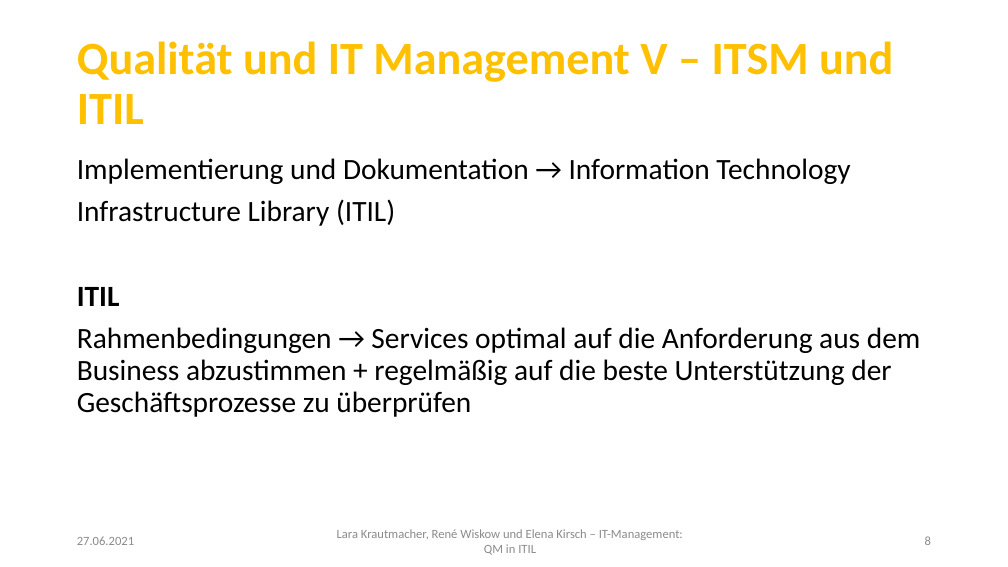
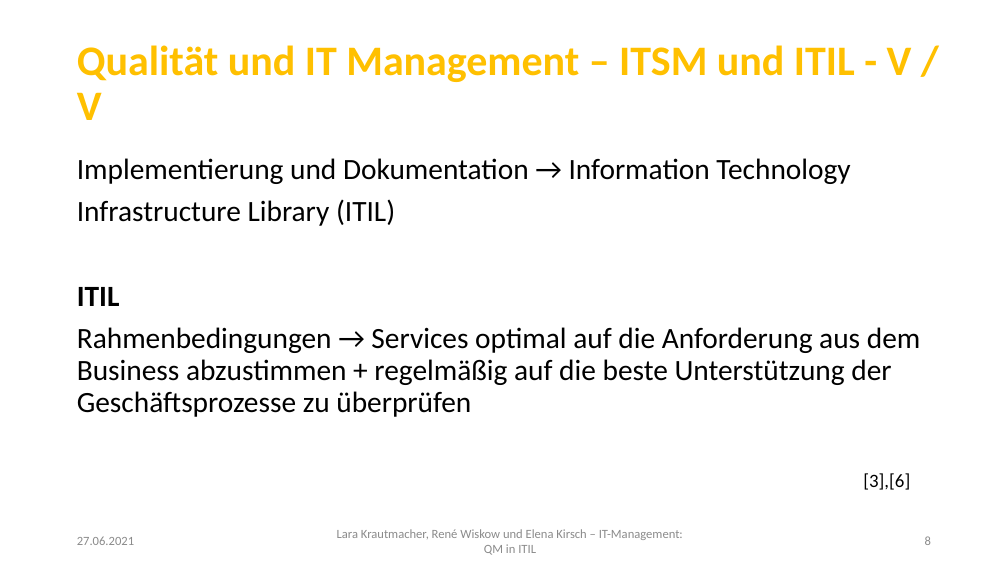
Before and after one commit to LaraKrauti/Qualitaetssicherung, a slide deck: slide 8 of LaraKrautmacher_RenéWiskow_ElenaKirsch_ITManagement.pptx. Drawn at 1008x567 pixels with LibreOffice and Linux fonts; fonts in the diff are those of the drawing; background and template pictures are left out. Boxes give left, top, right and bottom in pixels: in the first picture for what was removed or moved away, otherwise in the second. Text is boxed around its words. In the diff, an @@ line names an element or a change of style, - is before the commit and + after.

```diff
--- a/LaraKrautmacher_RenéWiskow_ElenaKirsch_ITManagement.pptx
+++ b/LaraKrautmacher_RenéWiskow_ElenaKirsch_ITManagement.pptx
@@ title at box(77, 45, 912, 120): text changed; size 44 to 40 pt @@
-Qualität und IT Management V – ITSM und ITIL
+Qualität und IT Management – ITSM und ITIL - V / V
@@ text added at box(863, 473, 910, 490), 18 pt, text #000000 @@
+[3],[6]
```
Also in this commit, not shown: 5 other slides changed, 6 slides added.
